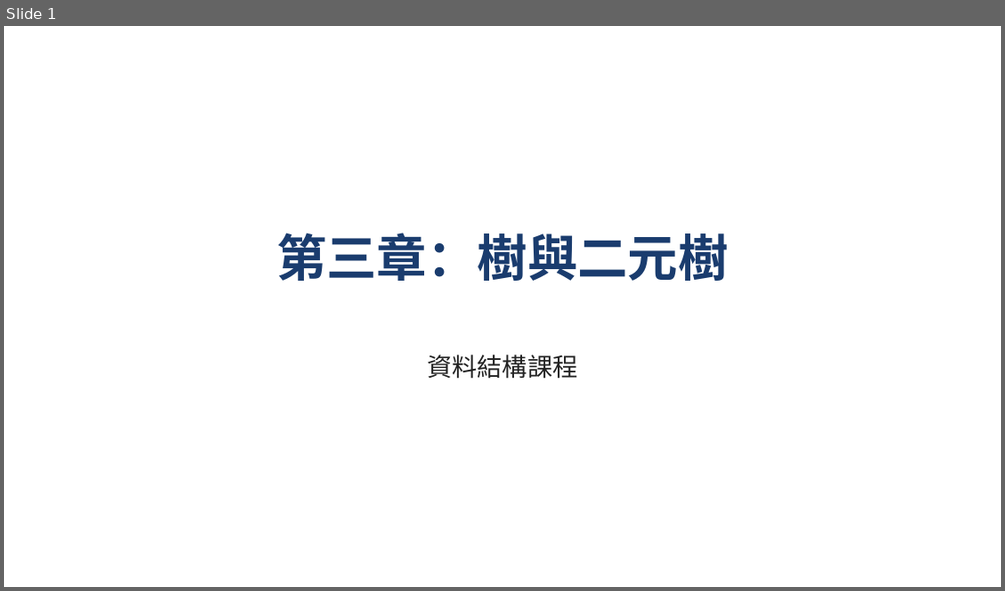
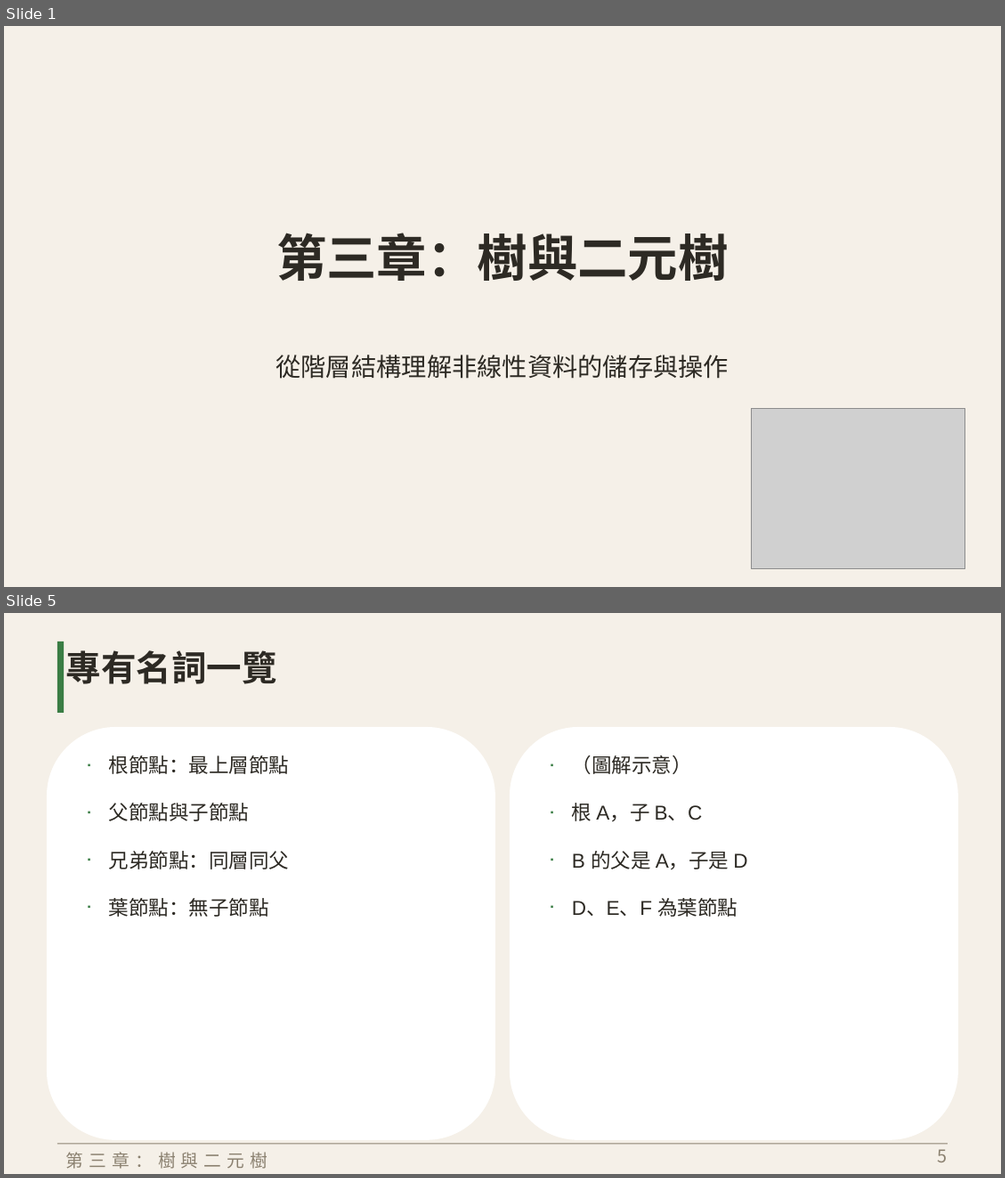
Before and after one commit to FantasySakura0515/ODForge, a slide deck: odforge/demo/tree.odp. Shown one above the other, each under a label of ours: slide 1 before the commit, slides 1 and 5 after it; the slides between them are not shown. The pictures are 1005x591 and 1005x1178 pixels, drawn with LibreOffice and Linux fonts; fonts in the diff are those of the drawing; grey boxes stand for pictures. Boxes give left, top, right and bottom in pixels: in the first picture for what was removed or moved away, otherwise in the second. Text is boxed around its words. In the diff, an @@ line names an element or a change of style, - is before the commit and + after.

```diff
--- a/odforge/demo/tree.odp
+++ b/odforge/demo/tree.odp
@@ slide 5 added at [4,613,1001,1174], background #F5F0E8 @@
@@ rectangle added at [57,641,64,713], fill #3A7D44 @@
@@ text added at [66,650,277,684], 28 pt, text #2D2A24, bold @@
+專有名詞一覽
@@ rounded rectangle added at [47,727,495,1141], fill #FFFFFF @@
@@ rounded rectangle added at [510,727,958,1141], fill #FFFFFF @@
@@ text added at [109,755,289,916], 16 pt, text #2D2A24 @@
+▪ 根節點：最上層節點
+▪ 父節點與子節點
+▪ 兄弟節點：同層同父
+▪ 葉節點：無子節點
@@ text added at [572,755,747,916], 16 pt, text #2D2A24 @@
+▪ （圖解示意）
+▪ 根 A，子 B、C
+▪ B 的父是 A，子是 D
+▪ D、E、F 為葉節點
@@ line added from (57, 1144) to (947, 1144), #8B8170 0.74 pt @@
@@ text added at [66,1151,267,1168], 14 pt, text #8B8170 @@
+第三章：樹與二元樹
@@ page number added at [938,1149,947,1162], 14 pt, text #8B8170 @@
+5
@@ slide 1 changed as well @@
@@ background #FFFFFF to #F5F0E8 @@
@@ text "第三章：樹與二元樹" at [276,232,728,281]: text colour #1A3C6E to #2D2A24 @@
@@ text at [275,354,728,378]: text changed; text colour #222222 to #2D2A24 @@
-資料結構課程
+從階層結構理解非線性資料的儲存與操作
@@ picture added at [752,409,965,569] @@
```
Also in this commit, not shown: 3 other slides changed, 14 other slides added, 11 slides removed, 1 other file.
